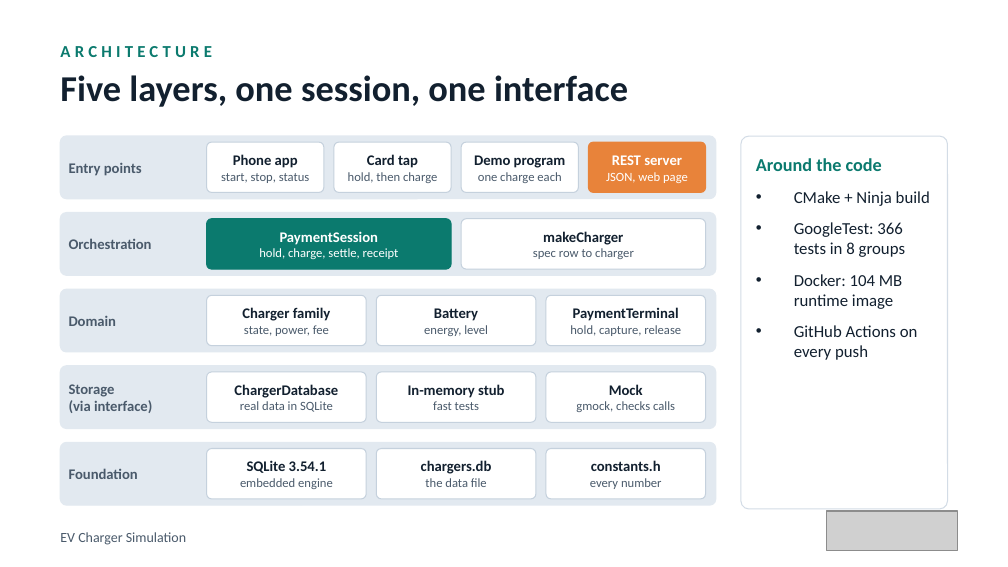
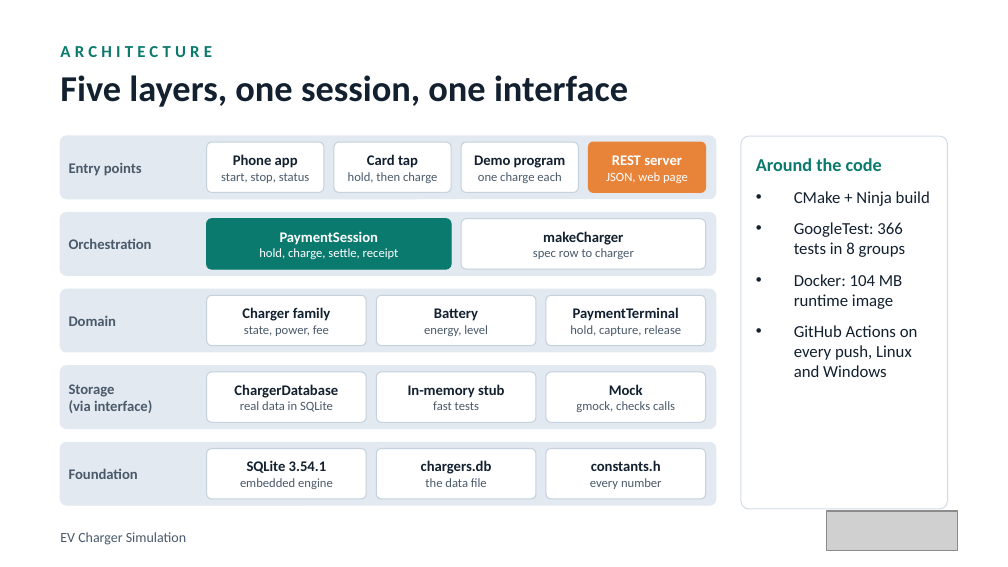
Before and after one commit to elitesoftwareqa/ev-charger, a slide deck: slide 3 of docs/presentation/EV-Charger-Simulation.pptx. Drawn at 1008x567 pixels with LibreOffice and Linux fonts; fonts in the diff are those of the drawing; grey boxes stand for pictures. Boxes give left, top, right and bottom in pixels: in the first picture for what was removed or moved away, otherwise in the second. Text is boxed around its words. In the diff, an @@ line names an element or a change of style, - is before the commit and + after.

Commit message:
Add Windows and WSL slides to the presentation

```diff
--- a/docs/presentation/EV-Charger-Simulation.pptx
+++ b/docs/presentation/EV-Charger-Simulation.pptx
@@ text at (x1=794, y1=325, x2=918, y2=377): text changed @@
-• GitHub Actions on every push
+• GitHub Actions on every push, Linux and Windows
```
Also in this commit, not shown: 1 other slide changed, 2 slides added.
